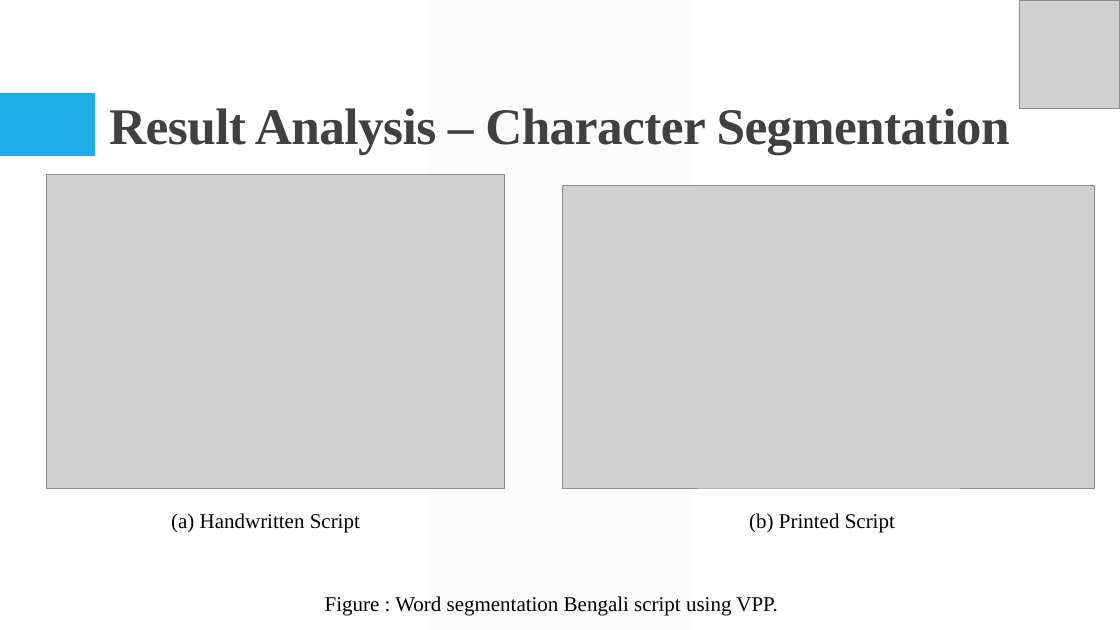
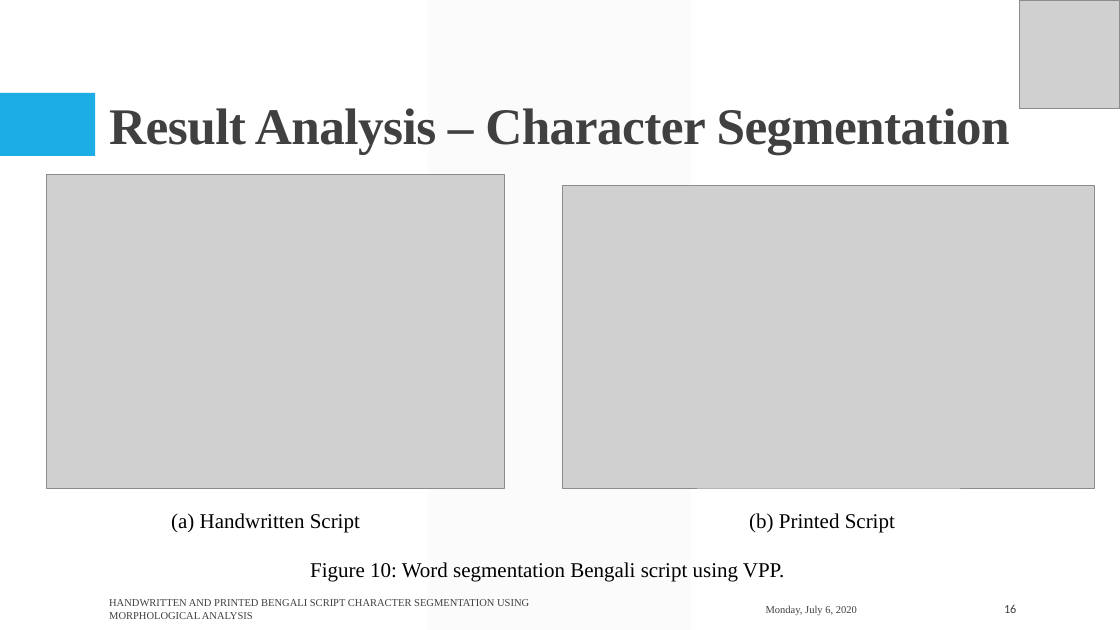
Before and after one commit to Arik096/project, a slide deck: slide 16 of book/puja.pptx (slide 13 before the commit). Drawn at 1120x630 pixels with LibreOffice and Linux fonts; fonts in the diff are those of the drawing; grey boxes stand for pictures. Boxes give left, top, right and bottom in pixels: in the first picture for what was removed or moved away, otherwise in the second. Text is boxed around its words. In the diff, an @@ line names an element or a change of style, - is before the commit and + after.

```diff
--- a/book/puja.pptx
+++ b/book/puja.pptx
@@ text at [310,562,784,582]: text changed @@
-Figure : Word segmentation Bengali script using VPP.
+Figure 10: Word segmentation Bengali script using VPP.
@@ text added at [109,599,529,619], 9 pt, text #404040 @@
+HANDWRITTEN AND PRINTED BENGALI SCRIPT CHARACTER SEGMENTATION USING MORPHOLOGICAL ANALYSIS
@@ text added at [766,605,857,615], 9 pt, text #404040 @@
+Monday, July 6, 2020
@@ page number added at [1004,605,1016,613], 10.5 pt, text #404040 @@
+16
```
Also in this commit, not shown: 16 other slides changed, 8 slides added.
